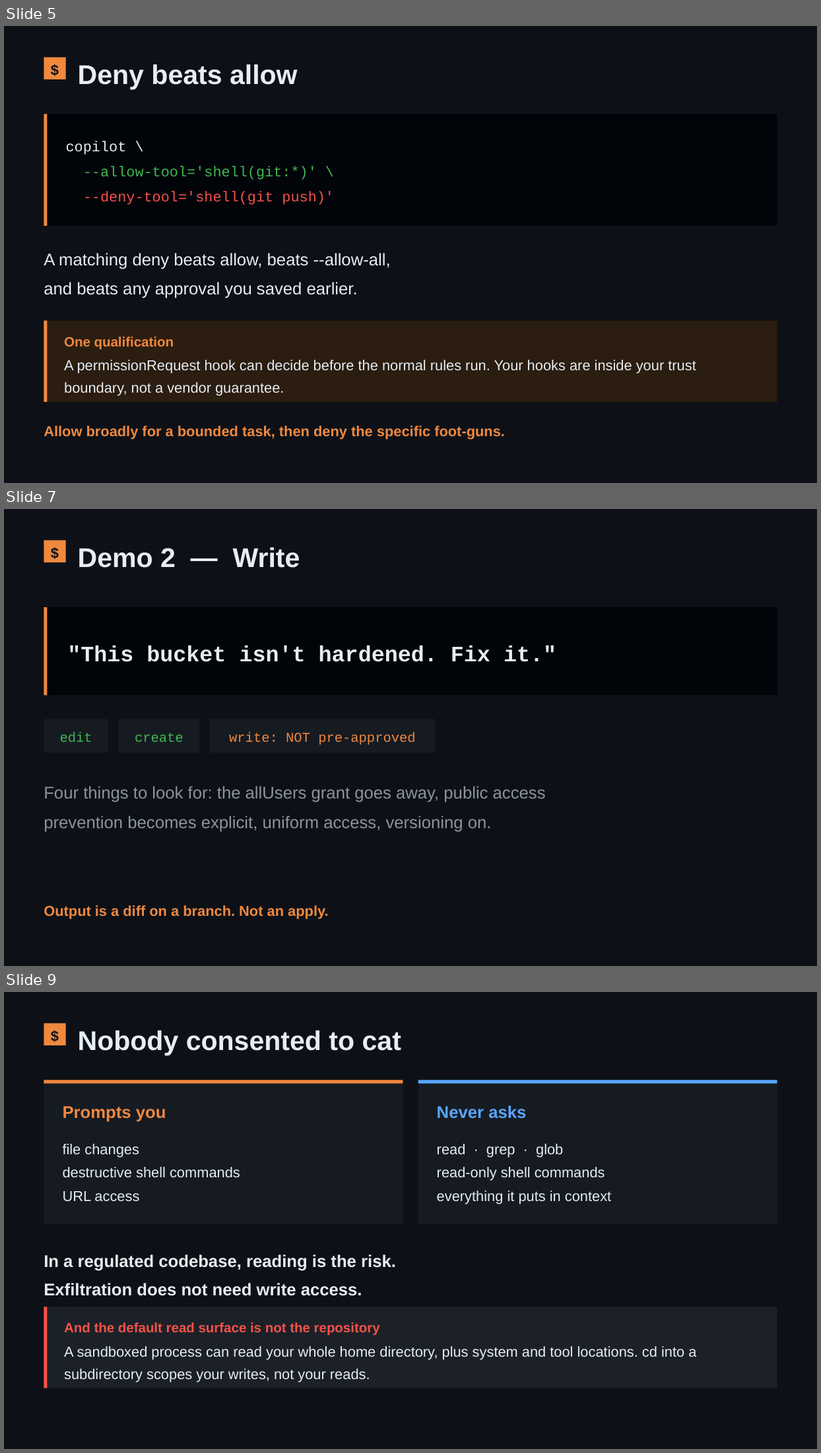
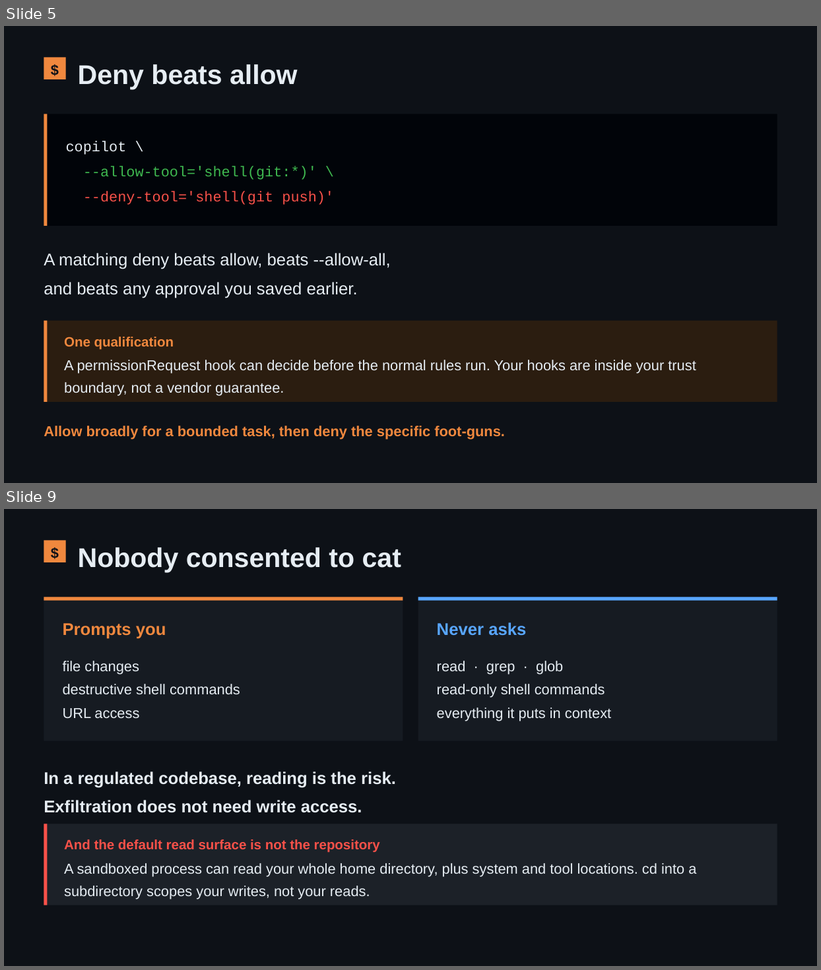
Before and after one commit to adilshehzad786/copilot-cli-real-infra, a slide deck: presentations/copilot-cli-real-infra-deck.pptx. Shown one above the other, each under a label of ours: slides 5, 7 and 9 before the commit, slides 5 and 9 after it; the slides between them are not shown. The pictures are 821x1453 and 821x970 pixels, drawn with LibreOffice and Linux fonts; fonts in the diff are those of the drawing. Boxes give left, top, right and bottom in pixels: in the first picture for what was removed or moved away, otherwise in the second. Text is boxed around its words. In the diff, an @@ line names an element or a change of style, - is before the commit and + after.

```diff
--- a/presentations/copilot-cli-real-infra-deck.pptx
+++ b/presentations/copilot-cli-real-infra-deck.pptx
@@ slide 7 removed at box(4, 509, 817, 966), background #0D1117 @@
@@ rectangle removed at box(44, 540, 65, 562) @@
@@ text removed at box(44, 540, 65, 562) @@
-$
@@ text removed at box(78, 547, 300, 568) @@
-Demo 2 — Write
@@ rectangle removed at box(44, 607, 778, 695) @@
@@ rectangle removed at box(44, 607, 48, 695) @@
@@ text removed at box(67, 646, 556, 662) @@
-"This bucket isn't hardened. Fix it."
@@ rectangle removed at box(44, 719, 108, 753) @@
@@ rectangle removed at box(119, 719, 200, 753) @@
@@ rectangle removed at box(210, 719, 435, 753) @@
@@ text removed at box(60, 733, 92, 742) @@
-edit
@@ text removed at box(135, 733, 184, 742) @@
-create
@@ text removed at box(229, 733, 415, 745) @@
-write: NOT pre-approved
@@ text removed at box(44, 786, 546, 832) @@
-Four things to look for: the allUsers grant goes away, public access
-prevention becomes explicit, uniform access, versioning on.
@@ text removed at box(44, 906, 329, 920) @@
-Output is a diff on a branch. Not an apply.
```
Also in this commit, not shown: 2 slides changed, 1 slide added, 44 other files.
